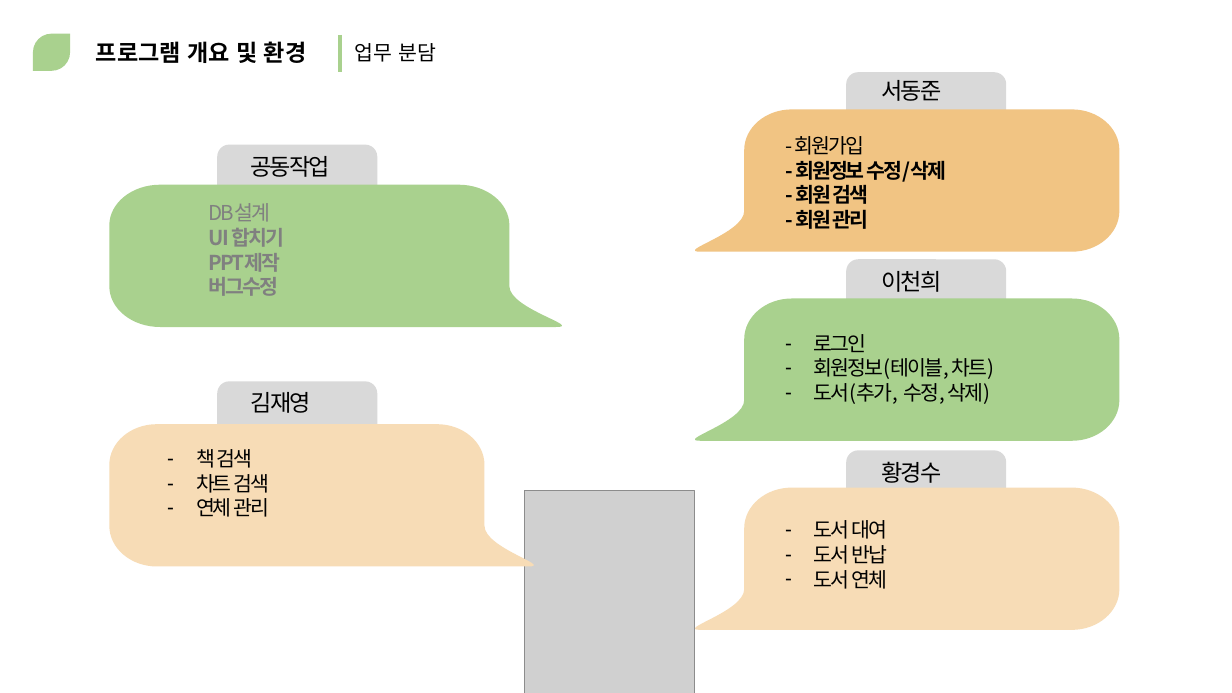
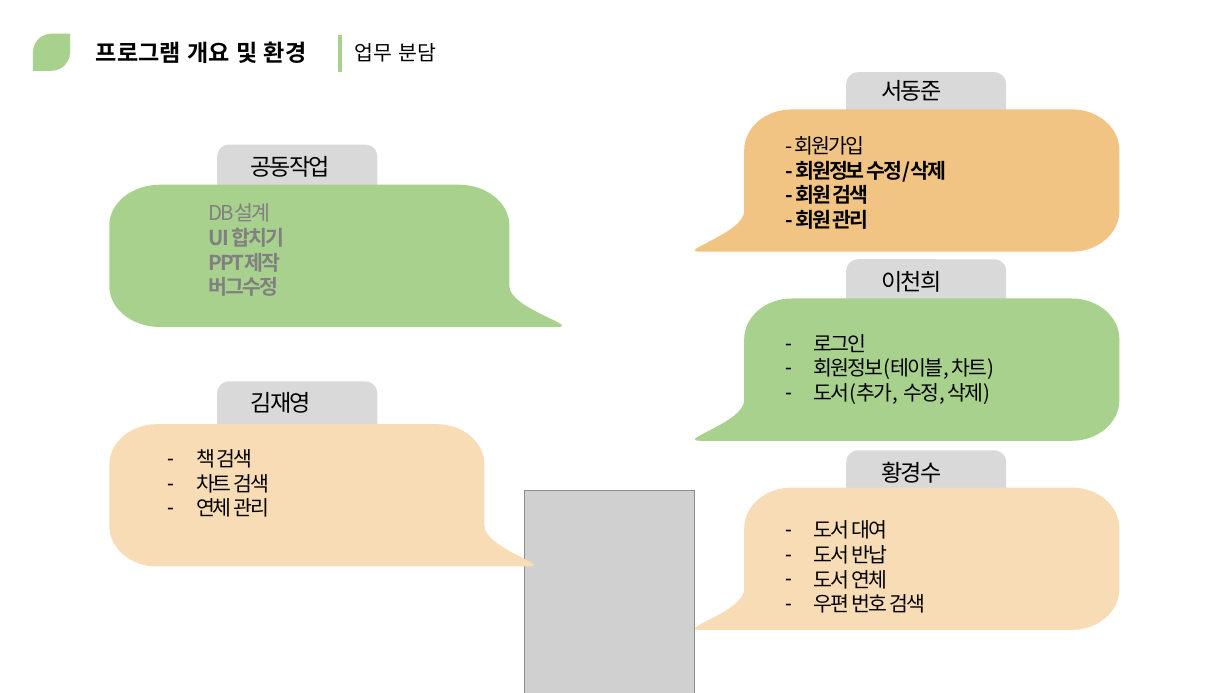
Before and after one commit to MinSu-Kim/java_web_male, a slide deck: slide 6 of document/사발면.pptx. Drawn at 1232x693 pixels with LibreOffice and Linux fonts; fonts in the diff are those of the drawing; grey boxes stand for pictures. Boxes give left, top, right and bottom in pixels: in the first picture for what was removed or moved away, otherwise in the second. Text is boxed around its words. In the diff, an @@ line names an element or a change of style, - is before the commit and + after.

```diff
--- a/document/사발면.pptx
+++ b/document/사발면.pptx
@@ text at (x1=814, y1=594, x2=925, y2=613): paragraph added @@
+– 우편 번호 검색
```
Also in this commit, not shown: 7 other slides changed, 26 slides added.
